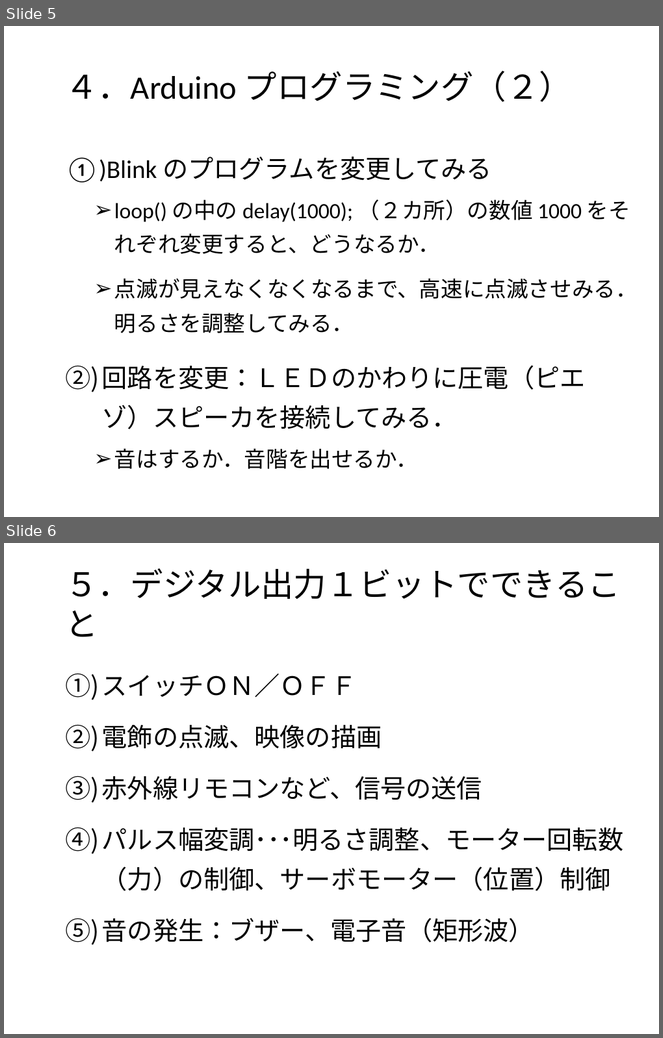
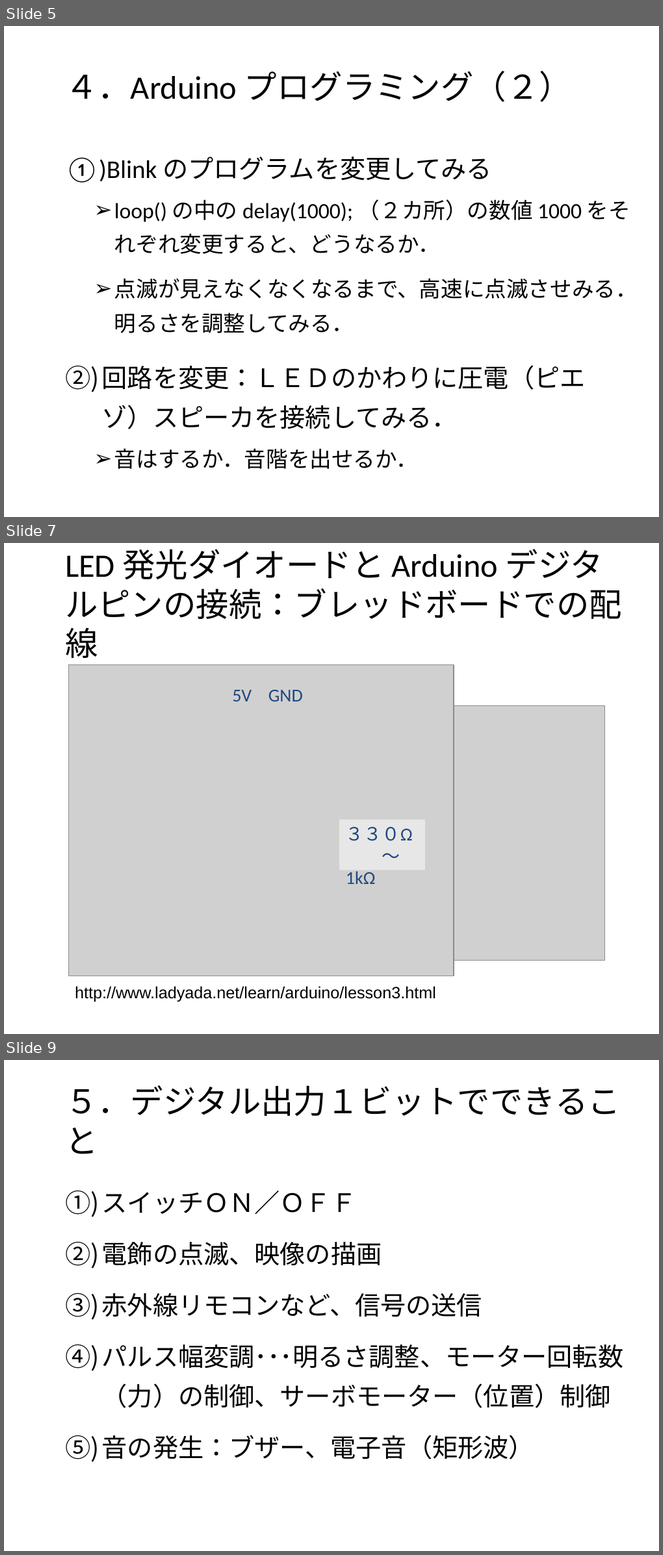
Before and after one commit to MatsK/Courses, a slide deck: CS2/Arduino入門：Arduino IDE 言語篇.pptx. Shown one above the other, each under a label of ours: slides 5 and 6 before the commit, slides 5, 7 and 9 after it; the slides between them are not shown. The pictures are 663x1038 and 663x1555 pixels, drawn with LibreOffice and Linux fonts; fonts in the diff are those of the drawing; grey boxes stand for pictures; background and template pictures are left out. Boxes give left, top, right and bottom in pixels: in the first picture for what was removed or moved away, otherwise in the second. Text is boxed around its words. In the diff, an @@ line names an element or a change of style, - is before the commit and + after.

```diff
--- a/CS2/Arduino入門：Arduino IDE 言語篇.pptx
+++ b/CS2/Arduino入門：Arduino IDE 言語篇.pptx
@@ slide 7 added at (4, 543, 659, 1034), background picture (left out) @@
@@ title added at (65, 549, 622, 658), 36 pt, text #000000 @@
+LED 発光ダイオードと Arduino デジタルピンの接続：ブレッドボードでの配線
@@ picture added at (68, 665, 453, 976) @@
@@ text added at (232, 690, 252, 702), 20 pt, text #1F497D @@
+5V
@@ text added at (269, 690, 303, 702), 20 pt, text #1F497D @@
+GND
@@ picture added at (445, 706, 605, 961) @@
@@ rectangle added at (339, 819, 425, 870), fill #FFFFFF at 50% opacity, 20 pt, text #1F497D @@
+３３０Ω
+〜1kΩ
@@ text added at (75, 986, 436, 1003), 18 pt, text #000000 @@
+http://www.ladyada.net/learn/arduino/lesson3.html
@@ what was slide 6 is now slide 9 @@
```
Also in this commit, not shown: 6 slides changed, 6 other slides added, 2 other files.
